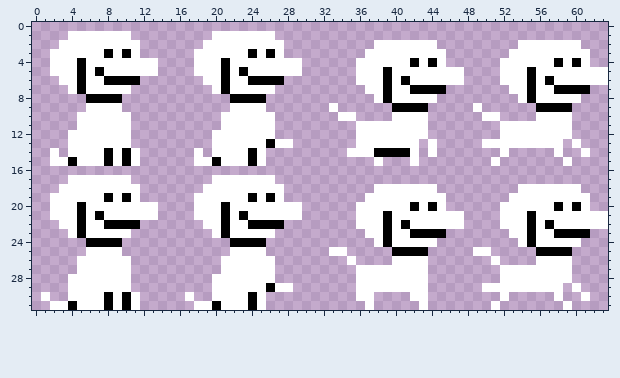
One commit to this pixel-art sprite: src/assets/masza.png. The picture above was drawn from the file before the commit.
The file is 512x256 pixels, drawn in blocks of 8x8; one block is one cell here.
Once edited:
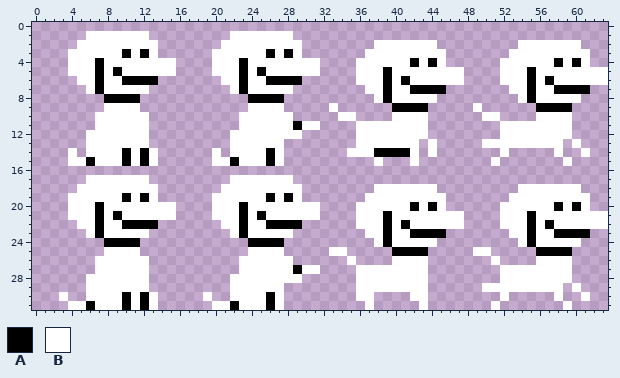
Palette (. is transparent): A #000000  B #ffffff
Changes in this commit:
The author put colour A in row 3 at x 12 and 28; in row 6 at x 12 to 13 and 28 to 29; in row 8 at x 10 to 11 and 26 to 27; in row 11 at x 29; in rows 14 to 15 at x 12 and 26; in row 19 at x 12 and 28.
The author put colour A in row 22 at x 12 to 13 and 28 to 29; in row 24 at x 10 to 11 and 26 to 27; in row 27 at x 29; in rows 30 to 31 at x 12 and 26.
Colour B becomes colour A in row 4 at x 7 and 23; in row 5 at x 9 and 25; in rows 6 to 7 at x 7 and 23; in row 15 at x 6 and 22; in row 20 at x 7 and 23; in row 21 at x 9 and 25.
Colour B becomes colour A in rows 22 to 23 at x 7 and 23; in row 31 at x 6 and 22.
The author put colour B in row 1 at x 11 to 12 and 27 to 28; in row 2 at x 12 to 13 and 28 to 29; in row 3 at x 13 and 29; in rows 4 to 5 at x 14 to 15 and 30 to 31; in row 7 at x 11 to 12 and 27 to 28; in row 9 at x 10 to 11 and 26 to 27.
The author put colour B in row 10 at x 11 to 12 and 27 to 28; in row 11 at x 11 to 12, 27 to 28 and 30 to 31; in row 12 at x 11 to 12 and 27 to 29; in row 13 at x 11 to 12; in rows 14 to 15 at x 13 and 27; in row 17 at x 11 to 12 and 27 to 28.
The author put colour B in row 18 at x 12 to 13 and 28 to 29; in row 19 at x 13 and 29; in rows 20 to 21 at x 14 to 15 and 30 to 31; in row 23 at x 11 to 12 and 27 to 28; in row 25 at x 10 to 11 and 26 to 27; in row 26 at x 11 to 12 and 27 to 28.
The author put colour B in row 27 at x 11 to 12, 27 to 28 and 30 to 31; in row 28 at x 11 to 12 and 27 to 29; in row 29 at x 11 to 12; in row 30 at x 3, 13, 19 and 27; in row 31 at x 13 and 27.
Colour A becomes colour B in row 3 at x 8 and 24; in rows 4 to 5 at x 5 and 21; in row 6 at x 5, 8 to 9, 21 and 24 to 25; in row 13 at x 26; in row 14 at x 8 and 24; in row 15 at x 4, 8, 20 and 24.
Colour A becomes colour B in row 19 at x 8 and 24; in rows 20 to 21 at x 5 and 21; in row 22 at x 5, 8 to 9, 21 and 24 to 25; in row 29 at x 26; in row 30 at x 8 and 24; in row 31 at x 4, 8, 20 and 24.
Colour A is removed in row 7 at x 5 and 21; in row 8 at x 6 to 7 and 22 to 23; in row 23 at x 5 and 21; in row 24 at x 6 to 7 and 22 to 23.
Colour B is removed in row 1 at x 4 to 5 and 20 to 21; in row 2 at x 3 to 4 and 19 to 20; in rows 3 to 5 at x 2 to 3 and 18 to 19; in row 6 at x 3 to 4 and 19 to 20; in row 7 at x 4 and 20; in row 9 at x 6 to 7 and 22 to 23.
Colour B is removed in rows 10 to 11 at x 5 to 6 and 21 to 22; in row 12 at x 4 to 5 and 20 to 21; in row 13 at x 4 to 5, 20 to 21 and 28; in row 14 at x 2, 5, 18 and 21; in row 15 at x 2 to 3 and 18 to 19; in row 17 at x 4 to 5 and 20 to 21.
Colour B is removed in row 18 at x 3 to 4 and 19 to 20; in rows 19 to 21 at x 2 to 3 and 18 to 19; in row 22 at x 3 to 4 and 19 to 20; in row 23 at x 4 and 20; in row 25 at x 6 to 7 and 22 to 23; in rows 26 to 27 at x 5 to 6 and 21 to 22.
Colour B is removed in row 28 at x 4 to 5 and 20 to 21; in row 29 at x 4 to 5, 20 to 21 and 28; in row 30 at x 1, 4 to 5, 17 and 20 to 21; in row 31 at x 2 to 3 and 18 to 19.
Changed places in both pictures, as pixel boxes (x1, y1, x2, y2):
changed: (41, 31, 320, 310)
